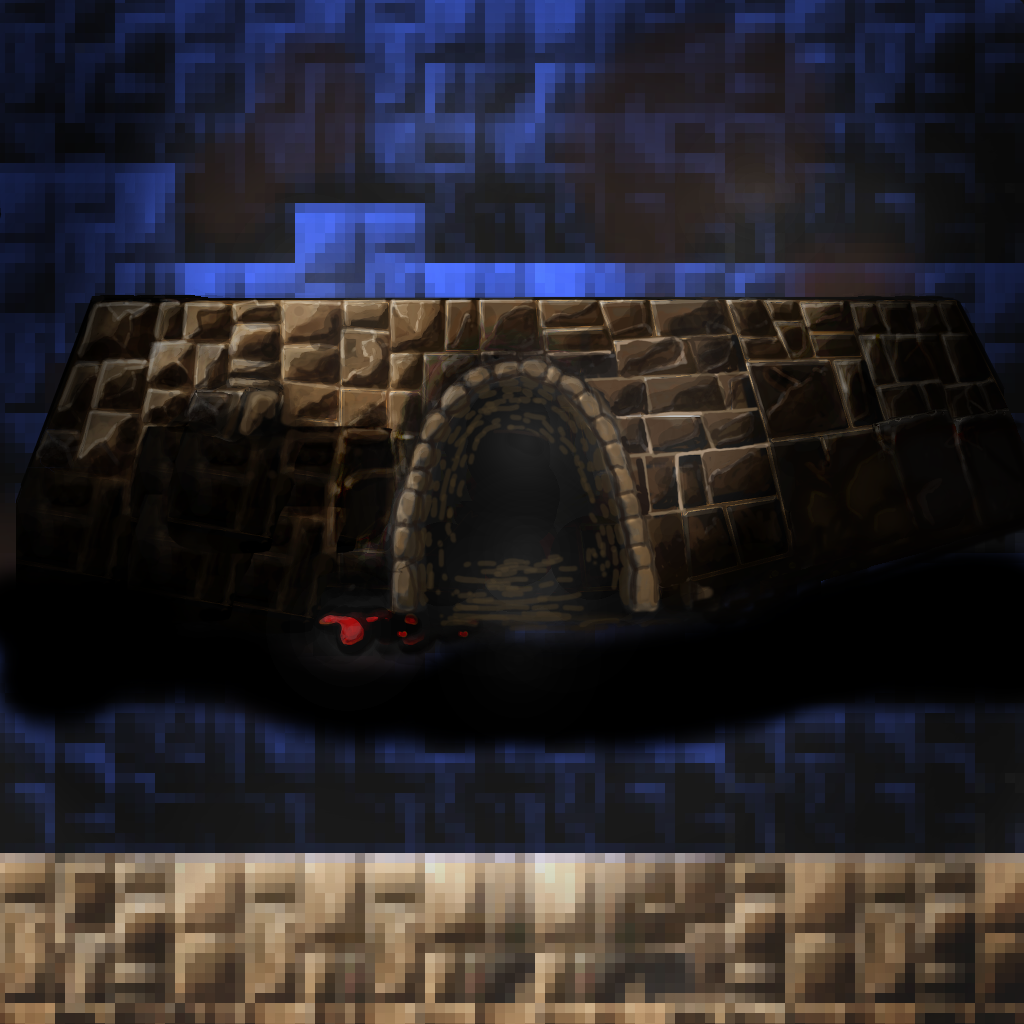
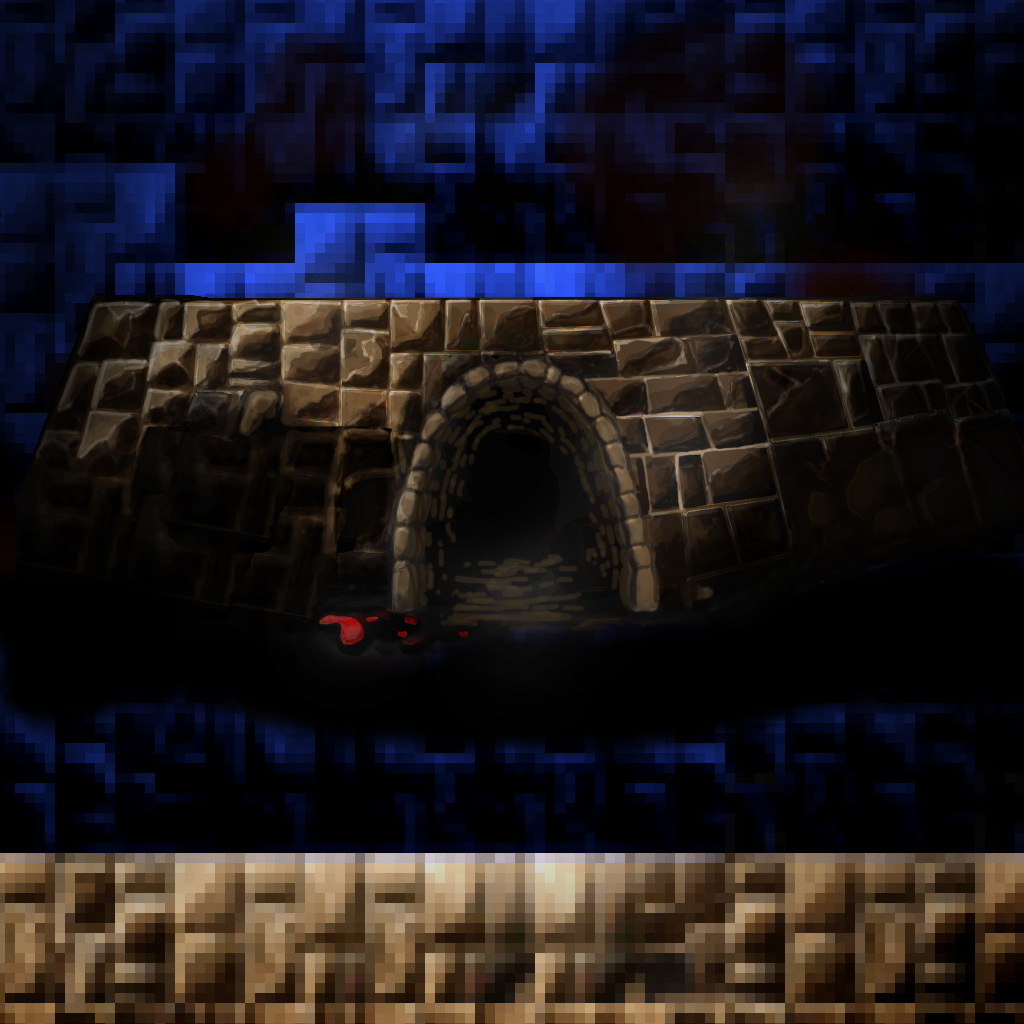
Before/after of a (1024, 1024) layered artwork. What changed in the layer stack:
painted on "Layer #2" over bbox(306, 91, 695, 573)
painted on "Pasted Layer" over bbox(0, 0, 1024, 1024)
